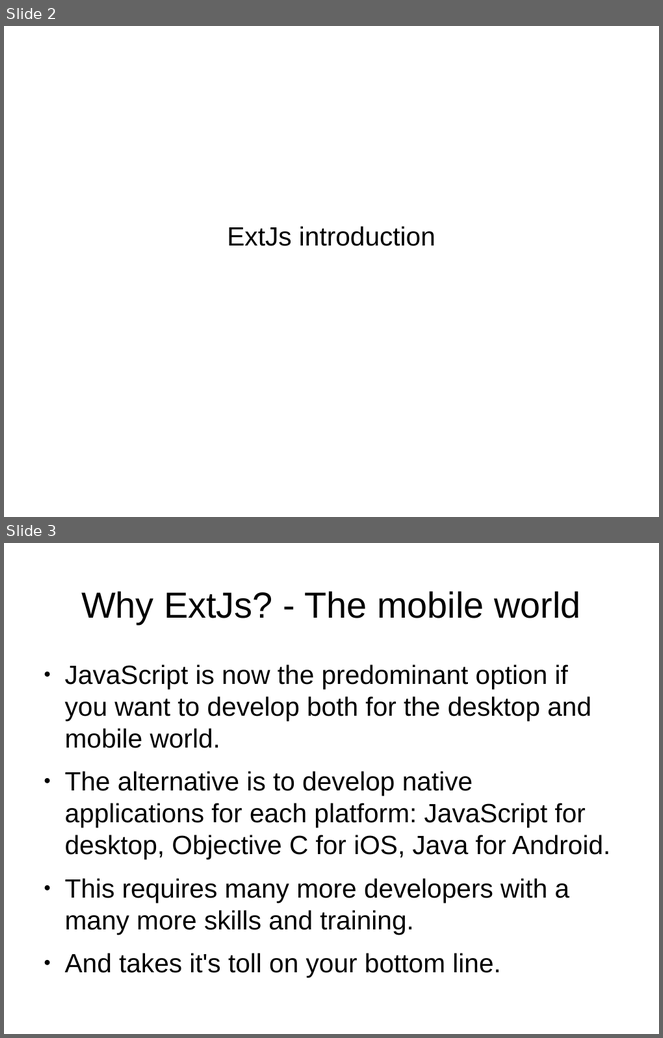
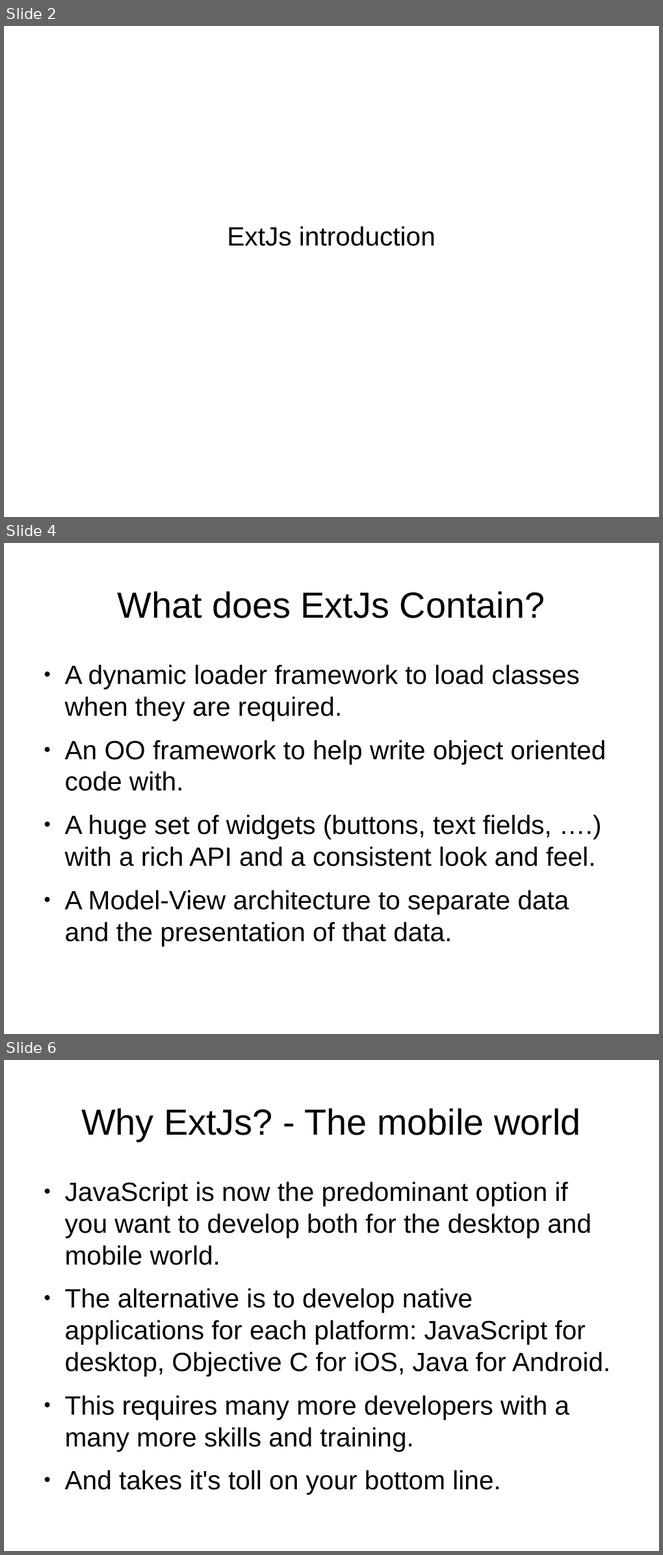
Before and after one commit to veltzer/demos, a slide deck: javascript/extjs/doc/extjs_intro.odp. Shown one above the other, each under a label of ours: slides 2 and 3 before the commit, slides 2, 4 and 6 after it; the slides between them are not shown. The pictures are 663x1038 and 663x1555 pixels, drawn with LibreOffice and Linux fonts; fonts in the diff are those of the drawing. Boxes give left, top, right and bottom in pixels: in the first picture for what was removed or moved away, otherwise in the second. Text is boxed around its words. In the diff, an @@ line names an element or a change of style, - is before the commit and + after.

Commit message:
more slides

```diff
--- a/javascript/extjs/doc/extjs_intro.odp
+++ b/javascript/extjs/doc/extjs_intro.odp
@@ slide 4 added at <box>4,543,659,1034</box>, background #FFFFFF @@
@@ title added at <box>117,591,545,618</box>, 44 pt, text #000000 @@
+What does ExtJs Contain?
@@ text added at <box>65,665,607,946</box>, 32 pt, text #000000 @@
+● A dynamic loader framework to load classes when they are required.
+● An OO framework to help write object oriented code with.
+● A huge set of widgets (buttons, text fields, ….) with a rich API and a consistent look and feel.
+● A Model-View architecture to separate data and the presentation of that data.
@@ what was slide 3 is now slide 6 @@
```
Also in this commit, not shown: 2 other slides added, 3 other files.
